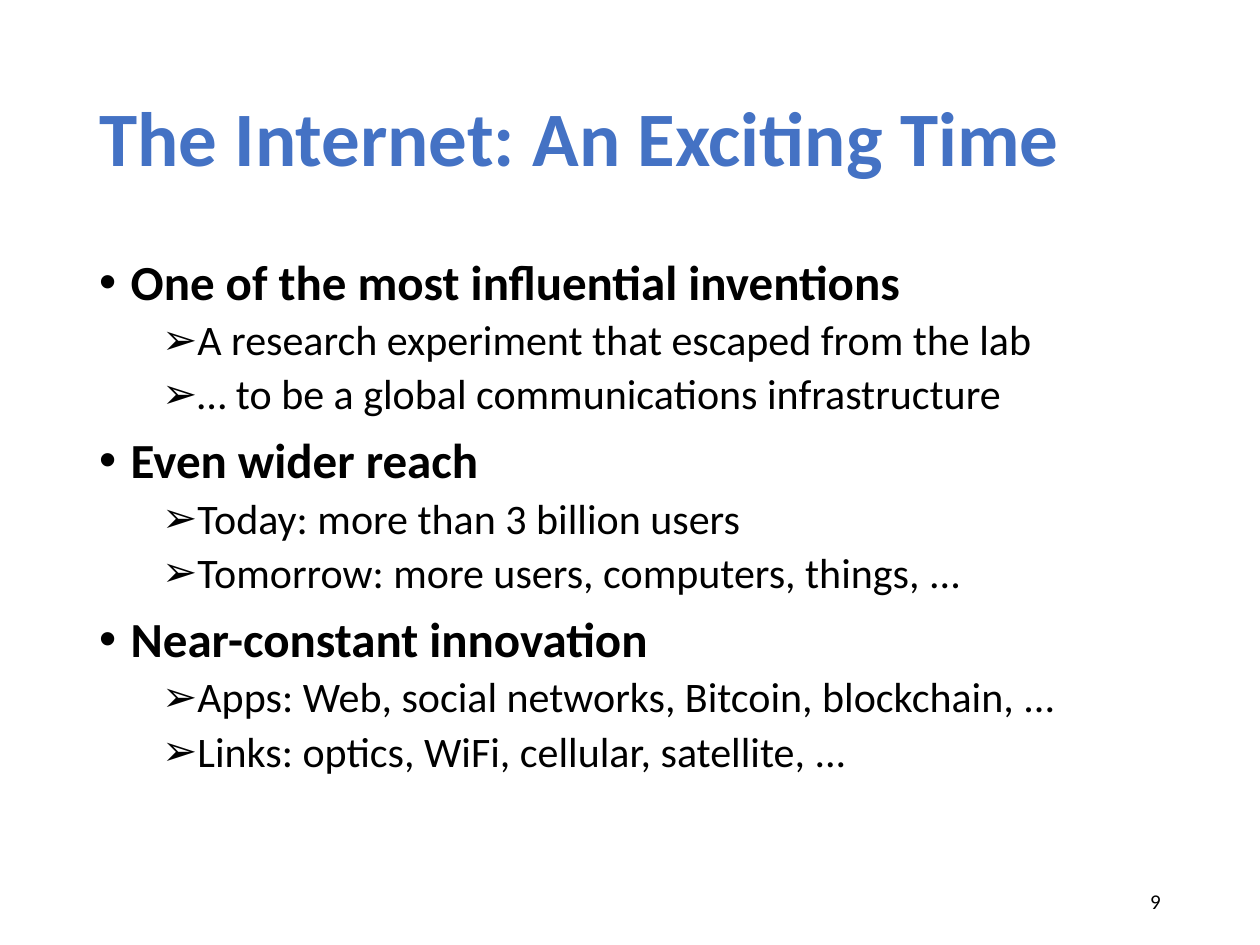
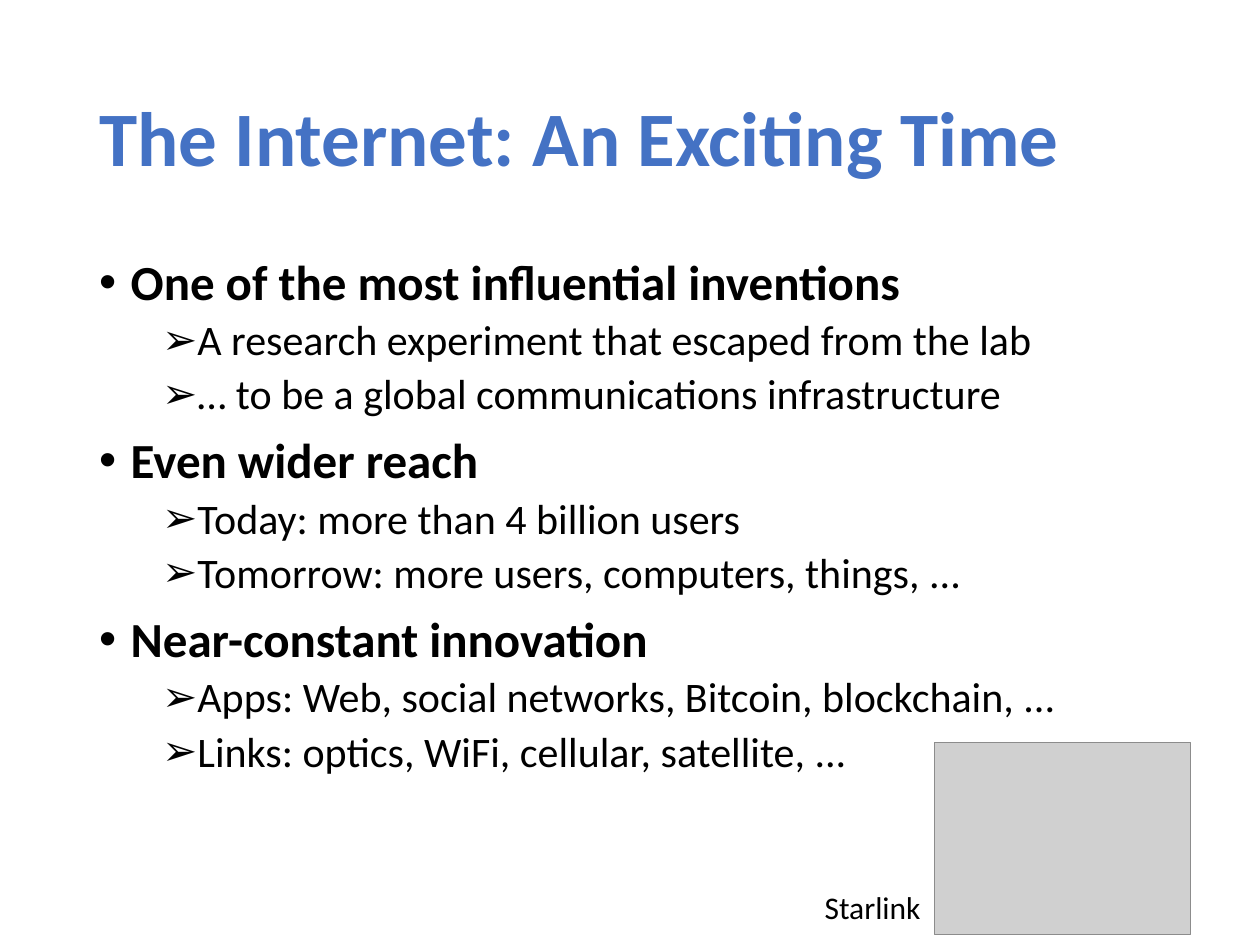
Before and after one commit to xinjin/course-net, a slide deck: slide 9 of slides/lec01_introduction.pptx. Drawn at 1260x945 pixels with LibreOffice and Linux fonts; fonts in the diff are those of the drawing; grey boxes stand for pictures. Boxes give left, top, right and bottom in pixels: in the first picture for what was removed or moved away, otherwise in the second. Text is boxed around its words. In the diff, an @@ line names an element or a change of style, - is before the commit and + after.

```diff
--- a/slides/lec01_introduction.pptx
+++ b/slides/lec01_introduction.pptx
@@ text at [197,504,740,541]: text changed @@
-  ➢ Today: more than 3 billion users
+  ➢ Today: more than 4 billion users
@@ picture added at [935,742,1191,935] @@
@@ text added at [825,897,921,920], 18 pt, text #000000 @@
+Starlink
@@ page number removed at [1150,895,1161,909] @@
-9
```
Also in this commit, not shown: 6 other slides changed, 2 other files.
